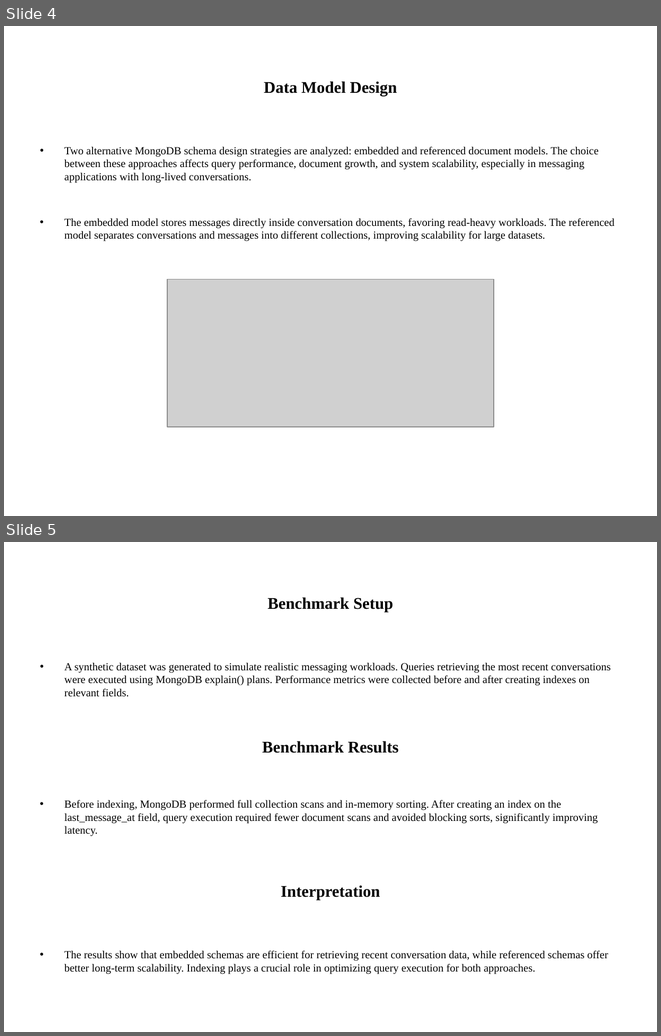
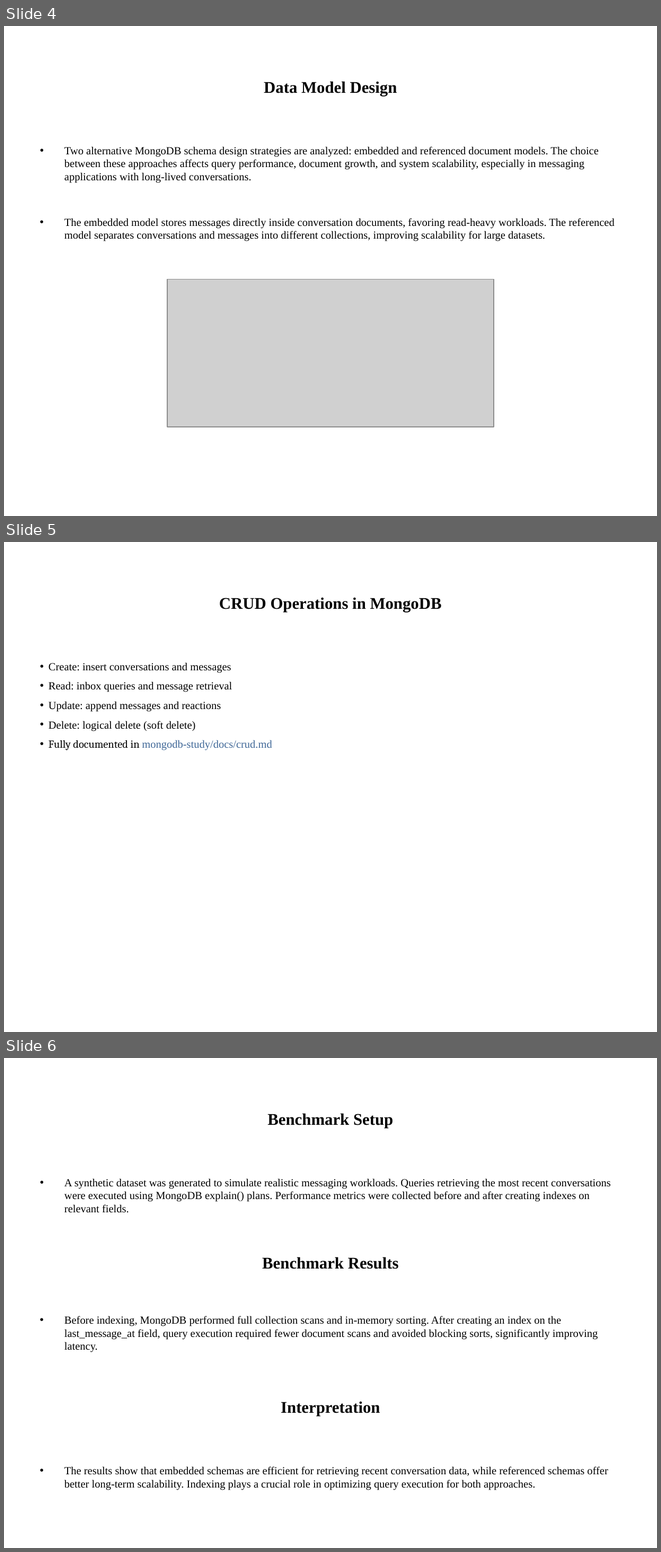
Before and after one commit to malina15/WASAText-T3, a slide deck: presentation/WASAText_T3_Final_Presentation.pptx. Shown one above the other, each under a label of ours: slides 4 and 5 before the commit, slides 4, 5 and 6 after it. The pictures are 661x1036 and 661x1552 pixels, drawn with LibreOffice and Linux fonts; fonts in the diff are those of the drawing; grey boxes stand for pictures. Boxes give left, top, right and bottom in pixels: in the first picture for what was removed or moved away, otherwise in the second. Text is boxed around its words. In the diff, an @@ line names an element or a change of style, - is before the commit and + after.

Commit message:
update final presentation with CRUD, aggregations and scaling strategies

```diff
--- a/presentation/WASAText_T3_Final_Presentation.pptx
+++ b/presentation/WASAText_T3_Final_Presentation.pptx
@@ slide 5 added at (x1=4, y1=542, x2=657, y2=1032), background #FFFFFF @@
@@ title added at (x1=219, y1=597, x2=442, y2=612), 18 pt, text #000000, bold @@
+CRUD Operations in MongoDB
@@ text added at (x1=49, y1=662, x2=272, y2=750), 12 pt, text #000000 @@
+• Create: insert conversations and messages
+• Read: inbox queries and message retrieval
+• Update: append messages and reactions
+• Delete: logical delete (soft delete)
+• Fully documented in mongodb-study/docs/crud.md
@@ what was slide 5 is now slide 6 @@
```
Also in this commit, not shown: 1 other slide added, 1 other file.
